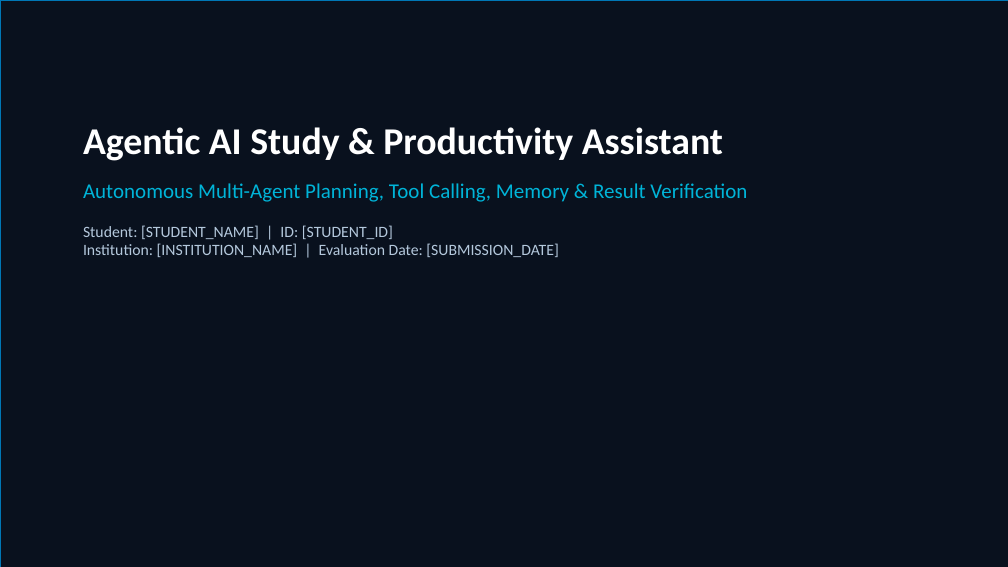
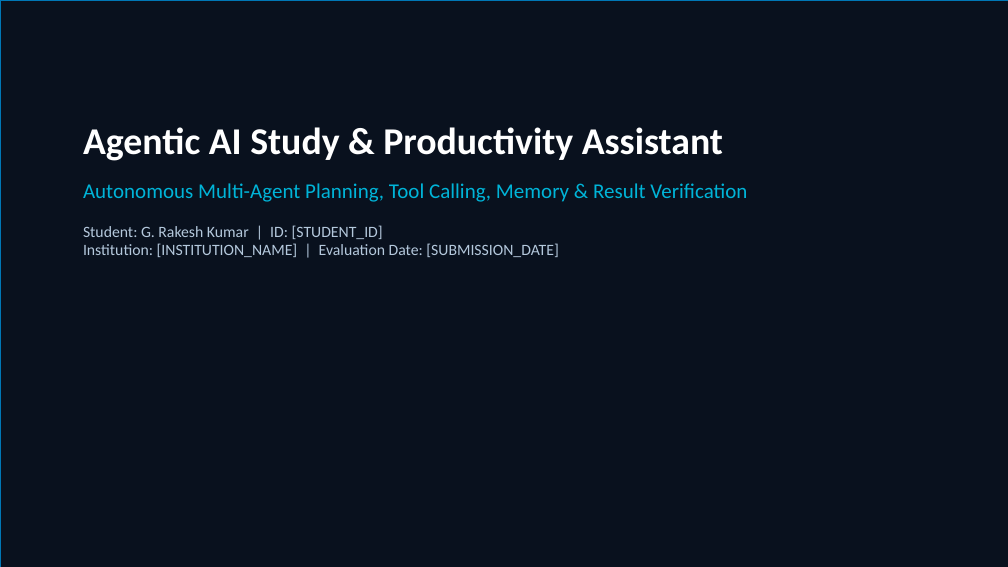
Before and after one commit to rakesh-grk/agentic-ai-study-productivity-assistant, a slide deck: slide 1 of artifacts/project_presentation.pptx. Drawn at 1008x567 pixels with LibreOffice and Linux fonts; fonts in the diff are those of the drawing. Boxes give left, top, right and bottom in pixels: in the first picture for what was removed or moved away, otherwise in the second. Text is boxed around its words. In the diff, an @@ line names an element or a change of style, - is before the commit and + after.

Commit message:
Update student details and finalize Agentic AI submission materials

```diff
--- a/artifacts/project_presentation.pptx
+++ b/artifacts/project_presentation.pptx
@@ text at (83, 225, 558, 257): text changed @@
-Student: [STUDENT_NAME] | ID: [STUDENT_ID]
-Institution: [INSTITUTION_NAME] | Evaluation Date: [SUBMISSION_DATE]
+Student: G. Rakesh Kumar | ID: [STUDENT_ID]
+Institution: [INSTITUTION_NAME] | Evaluation Date: [SUBMISSION_DATE]
```
Also in this commit, not shown: 5 other files.
